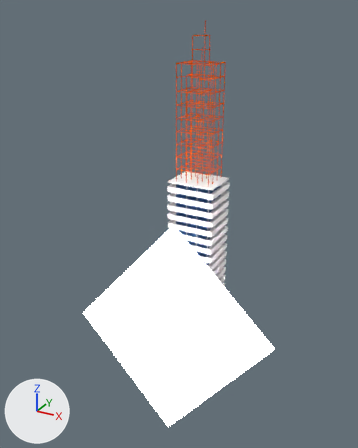
A saved change to the Blender file Blenderprojekt/1. Models/Haus/Nebenhaus3 - Kopie(stahlträgerhaus).blend.
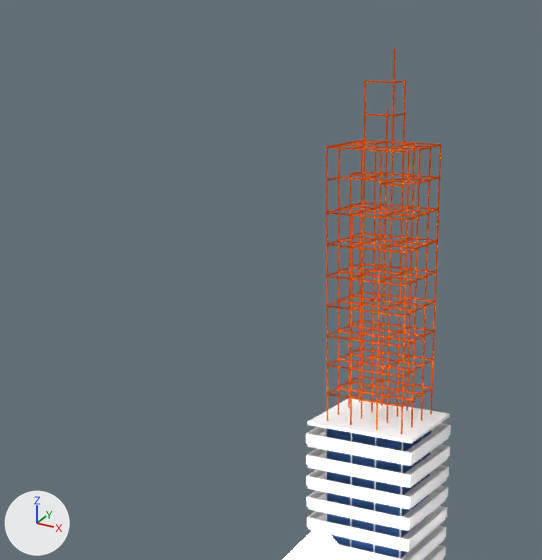
Each version appears first whole from a 50 mm lens placed at (21.6, -43.5, 35.3), pointed at (2.6, -8.9, 18.0), and next in a close-up on the part from 10% to 75% of the width and 0% to 54% of the height. The lights are fixed; the arrows at lower left show +X, +Y and +Z.
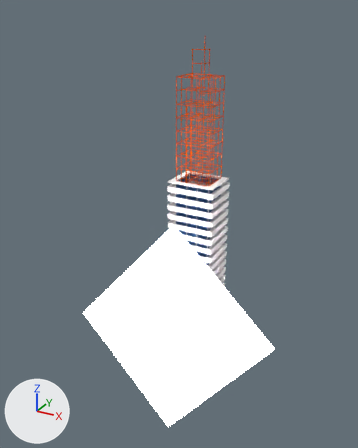
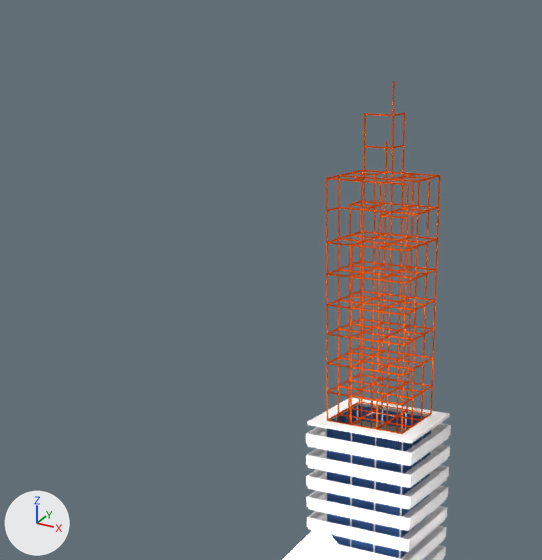
Scene script edits in JSON lines:
```json
{"block": "me_cube", "where": "# used by ob_cube; location = (0.0, 0.0, 0.5); scale = (2.5, 2.0, 0.5)"}
{"op": "remove", "block": "me_cube", "code": "me_cube.from_pydata(...)  # 10982 vertices, 10032 faces; spans x -1.0..1.0, y -1.0..1.0, z -1.0..37.0"}
{"op": "add", "block": "me_cube", "code": "me_cube.from_pydata(...)  # 10959 vertices, 9980 faces; spans x -1.0..1.0, y -1.0..1.0, z -1.0..37.0"}
{"block": "me_cube", "change": "me_cube part 1"}
{"block": "me_cube", "change": "23 vertices are removed from x -0.5..0.5, y -0.5..0.5, z 37.0"}
{"block": "me_cube", "change": "52 faces are deleted"}
{"op": "set", "path": "ob_endlich_fertig.location", "old": "(-1.15, 1.04, 22.8)", "new": "(-1.15, 1.04, 21.6)"}
```

Pixel boxes [x1, y1, x2, y2] of what changed, in the close-ups (542 x 560 px):
```json
{"object": "Cube", "change": "reshaped", "before": [306, 399, 451, 560], "after": [306, 398, 451, 560]}
{"object": "endlich fertig", "change": "moved", "before": [326, 48, 441, 434], "after": [326, 81, 440, 434]}
{"part": 1, "of": "me_cube", "change": "deleted", "before": [328, 403, 430, 434]}
```
